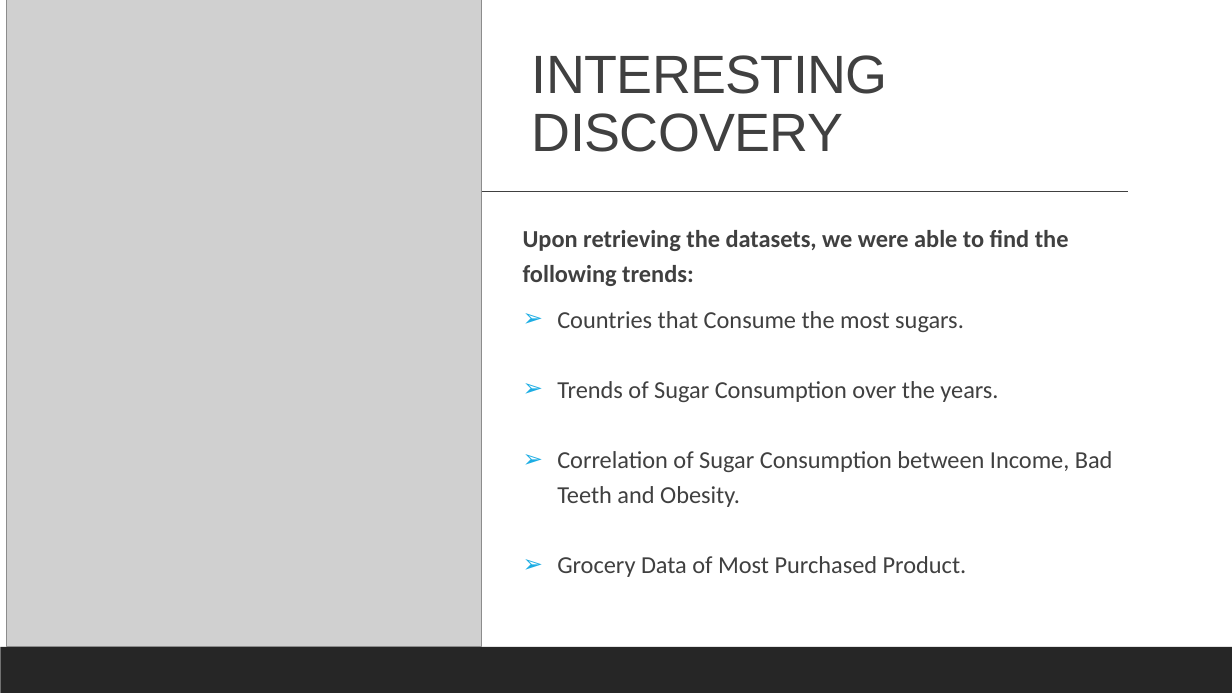
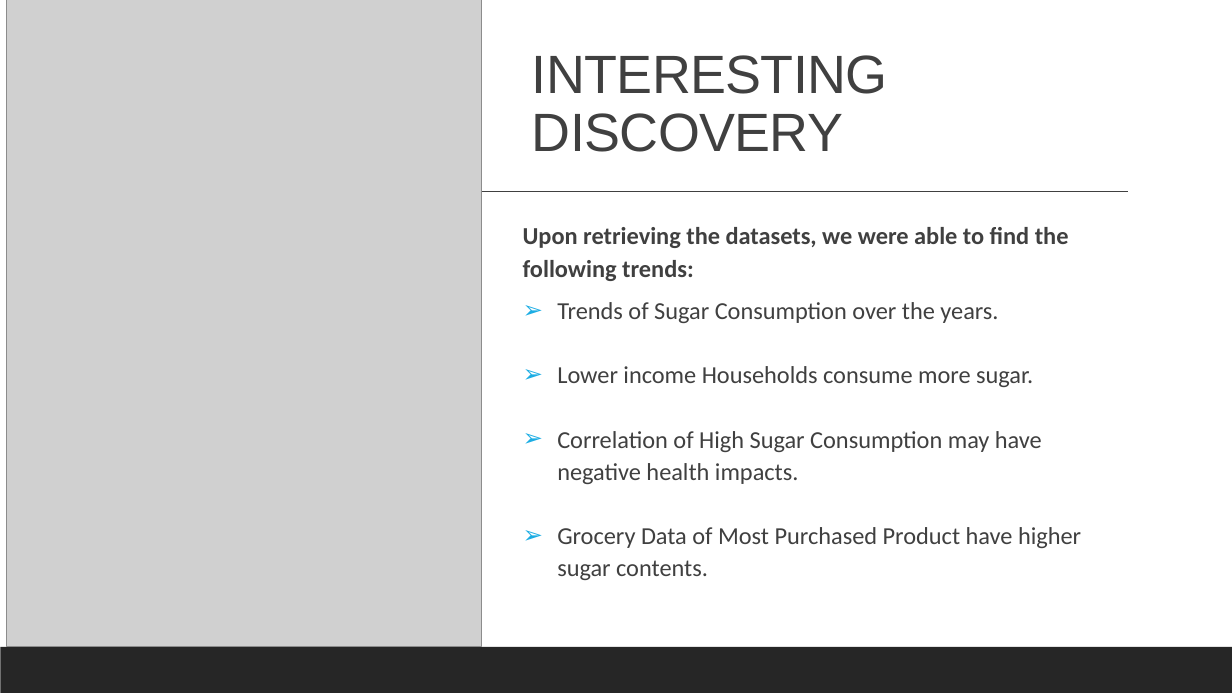
Before and after one commit to cbeachey/project1_influencers, a slide deck: slide 9 of Effects of Sugar Consumption.pptx. Drawn at 1232x693 pixels with LibreOffice and Linux fonts; fonts in the diff are those of the drawing; grey boxes stand for pictures. Boxes give left, top, right and bottom in pixels: in the first picture for what was removed or moved away, otherwise in the second. Text is boxed around its words. In the diff, an @@ line names an element or a change of style, - is before the commit and + after.

```diff
--- a/Effects of Sugar Consumption.pptx
+++ b/Effects of Sugar Consumption.pptx
@@ text at (x1=523, y1=227, x2=1069, y2=323): line spacing 1.2 to 1.1 @@
@@ text at (x1=557, y1=311, x2=964, y2=332): paragraph removed @@
-➢ Countries that Consume the most sugars.
@@ text at (x1=557, y1=366, x2=1081, y2=580): text changed @@
-➢ Correlation of Sugar Consumption between Income, Bad Teeth and Obesity.
-➢ Grocery Data of Most Purchased Product.
+➢ Lower income Households consume more sugar.
+➢ Correlation of High Sugar Consumption may have negative health impacts.
+➢ Grocery Data of Most Purchased Product have higher sugar contents.
```
Also in this commit, not shown: 1 other slide changed, 1 other file.
